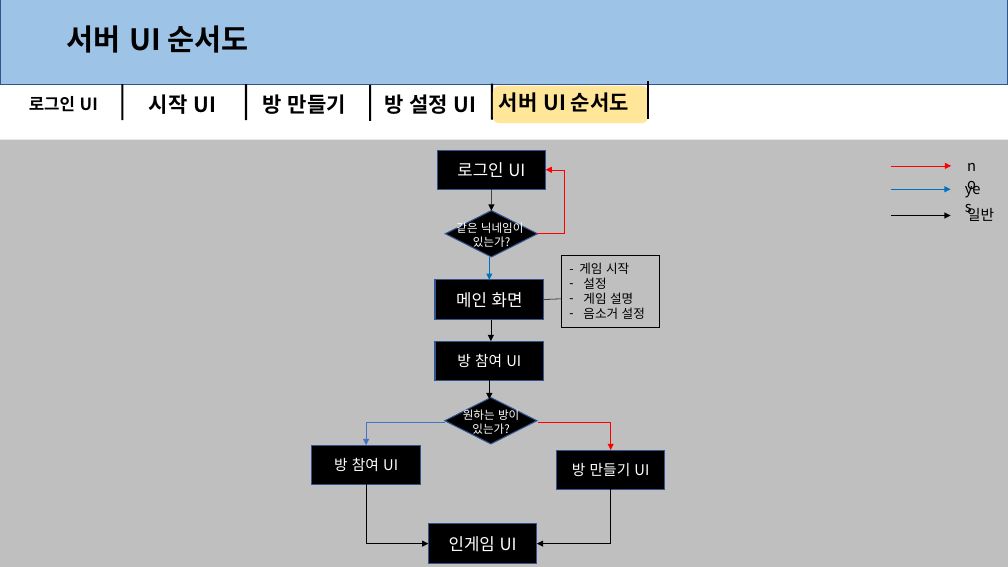
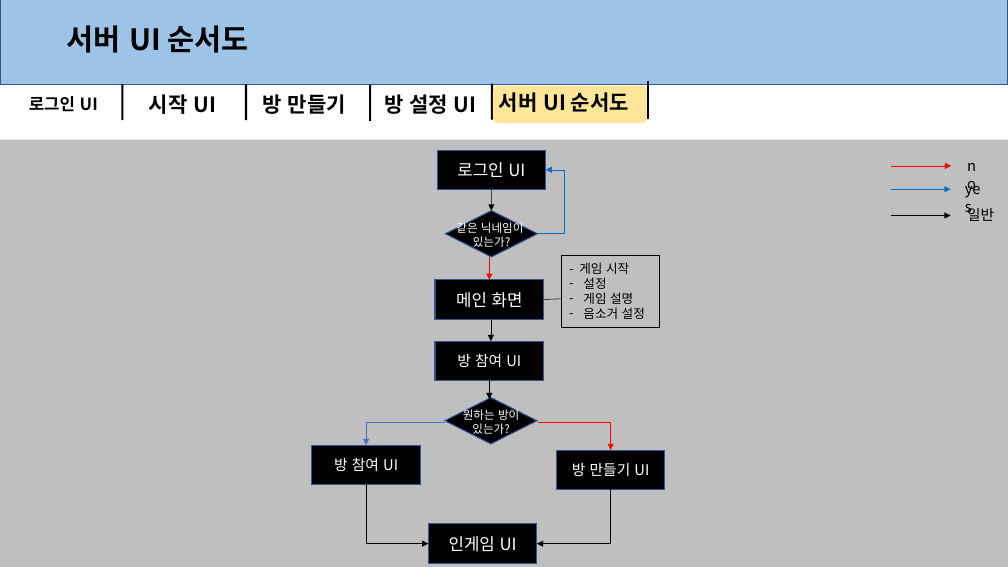
Before and after one commit to anglik0370/EscapeIsland, a slide deck: slide 6 of Document/UI/서버 UI.pptx. Drawn at 1008x567 pixels with LibreOffice and Linux fonts; fonts in the diff are those of the drawing. Boxes give left, top, right and bottom in pixels: in the first picture for what was removed or moved away, otherwise in the second. Text is boxed around its words. In the diff, an @@ line names an element or a change of style, - is before the commit and + after.

Commit message:
화살표 색 수정

```diff
--- a/Document/UI/서버 UI.pptx
+++ b/Document/UI/서버 UI.pptx
@@ elbow arrow (538, 234) - (546, 170): stroke #FF0000 0.5 pt to #0070C0 0.5 pt @@
@@ arrow (489, 257) - (489, 280): stroke #0070C0 0.5 pt to #FF0000 0.5 pt @@
```
